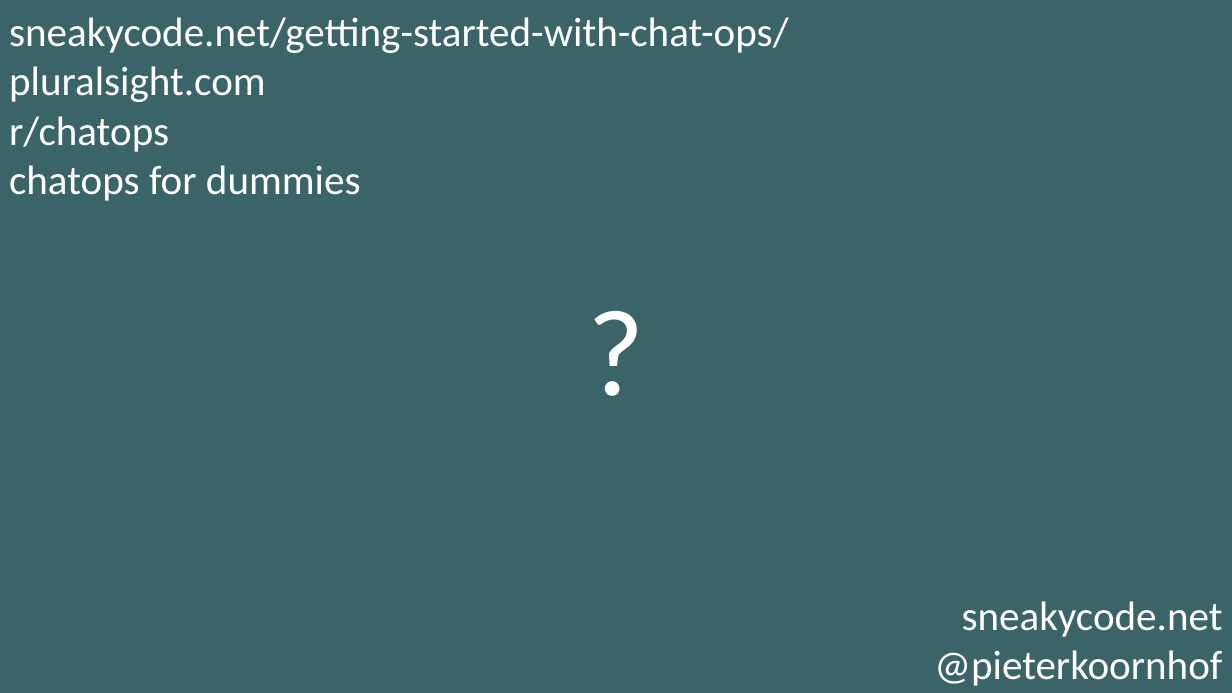
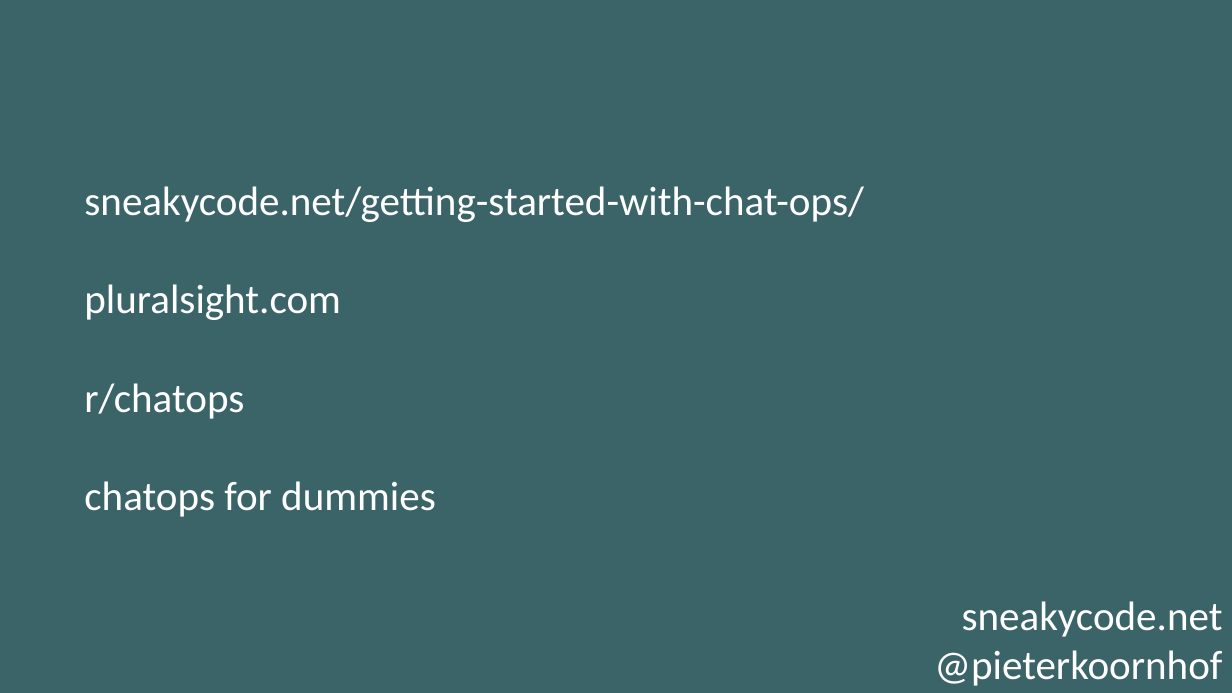
Before and after one commit to SneakyPeet/jsinsabot, a slide deck: slide 46 of jsinsa ChatopsV10.pptx (slide 47 before the commit). Drawn at 1232x693 pixels with LibreOffice and Linux fonts; fonts in the diff are those of the drawing. Boxes give left, top, right and bottom in pixels: in the first picture for what was removed or moved away, otherwise in the second. Text is boxed around its words. In the diff, an @@ line names an element or a change of style, - is before the commit and + after.

Commit message:
Update

```diff
--- a/jsinsa ChatopsV10.pptx
+++ b/jsinsa ChatopsV10.pptx
@@ text "sneakycode.net/getting-started-with-chat-ops/" rewrapped from (9, 17, 789, 201) to (84, 186, 864, 517) @@
@@ text removed at (0, 267, 1232, 426) @@
-?
```
Also in this commit, not shown: 1 other slide changed, 1 slide added, 2 slides removed.
